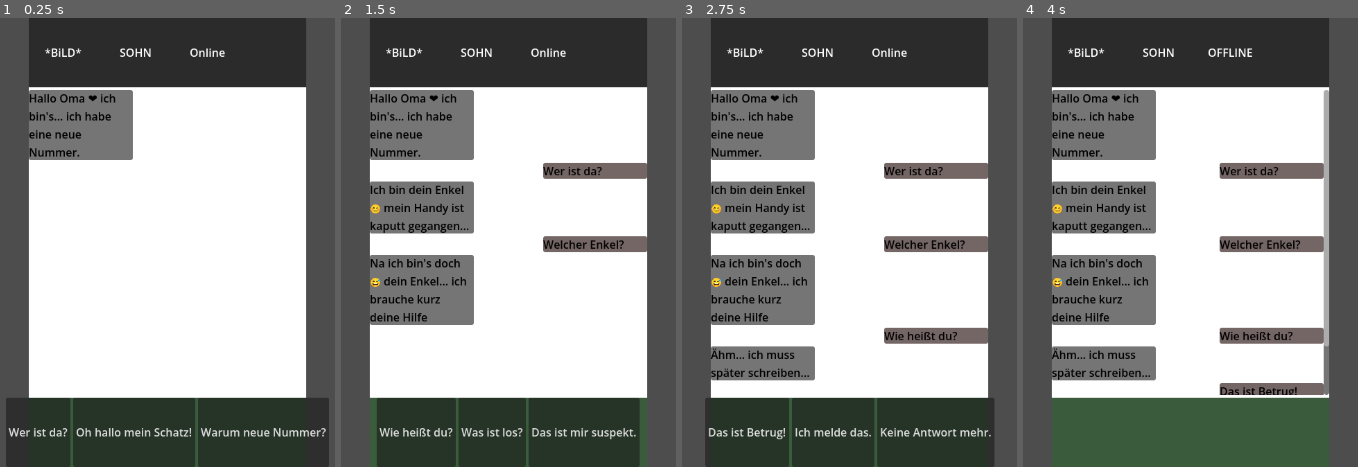
Above: before the commit, frames 1-4 (left to right).
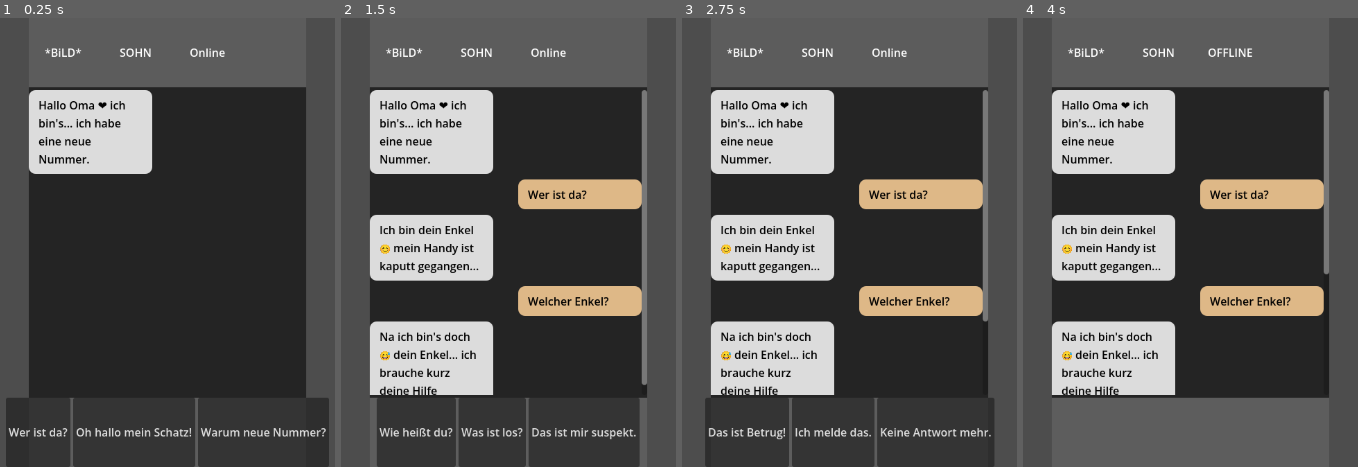
Above: after the commit, the same moments.

Repository: EgmundEGG/Enkeltrickbetr-ger-Spiel
Game: Godot game, scene res://Handy.tscn
Same seed, same stepped clock (60 frames per second), same inputs: the game is played once before the commit and once after it.
Inputs:
- Up to frame 1 (0.25 s): no input
- Up to frame 2 (1.5 s): click "Wer ist da?" at 0.5 s; click "Welcher Enkel?" at 1.25 s
- Up to frame 3 (2.75 s): click "Wie heißt du?" at 2 s
- Up to frame 4 (4 s): click "Das ist Betrug!" at 2.75 s; tap Enter at 3.5 s

The runs differ from the first frame. In frame 1, 70% of the frame differs, in the area x 8-92%, y 0-100%; in frame 2, 70%; in frame 3, 69%; in frame 4, 81%.

Commit message:
Handydesing angepasst
die Nachrichten haben nun abgerundete ecken und die schrift darin hat ein margin!
+ verbesserung der farbe durch stylebox

Diff:
--- a/enkeltrick-betrug/Handy.tscn
+++ b/enkeltrick-betrug/Handy.tscn
@@ -28,6 +28,7 @@
 anchor_bottom = 1.0
 grow_horizontal = 2
 grow_vertical = 2
+color = Color(0.14044744, 0.14044744, 0.14044744, 1)
 
 [node name="VBoxContainer" type="VBoxContainer" parent="Chat/Background" unique_id=529218457]
 layout_mode = 1
@@ -40,7 +41,7 @@
 [node name="Header" type="ColorRect" parent="Chat/Background/VBoxContainer" unique_id=1450536675]
 custom_minimum_size = Vector2(0, 100)
 layout_mode = 2
-color = Color(0.16924527, 0.1692453, 0.16924521, 1)
+color = Color(0.36282963, 0.36282942, 0.36282945, 1)
 
 [node name="HBoxContainer" type="HBoxContainer" parent="Chat/Background/VBoxContainer/Header" unique_id=1804681034]
 layout_mode = 1
@@ -80,7 +81,7 @@
 [node name="Footer" type="ColorRect" parent="Chat/Background/VBoxContainer" unique_id=1714421206]
 custom_minimum_size = Vector2(0, 100)
 layout_mode = 2
-color = Color(0.22561458, 0.3556425, 0.2347852, 1)
+color = Color(0.3647059, 0.3647059, 0.3647059, 1)
 
 [node name="Buttonbox" type="HBoxContainer" parent="Chat/Background/VBoxContainer/Footer" unique_id=2089376885]
 layout_mode = 1
--- a/enkeltrick-betrug/chat.gd
+++ b/enkeltrick-betrug/chat.gd
@@ -53,6 +53,7 @@
 	spacer.size_flags_horizontal = Control.SIZE_EXPAND_FILL
 
 	var panel = PanelContainer.new()
+	var stylebox = StyleBoxFlat.new()
 	var label = Label.new()
 	#desing
 	label.text = text
@@ -60,16 +61,35 @@
 	label.add_theme_color_override("font_color", Color(0.0, 0.0, 0.0, 1.0))
 	label.custom_minimum_size = Vector2(150, 0)  #  Mindestbreite
 
-	panel.add_child(label)
+	#ecken abrunden
+	stylebox.corner_radius_bottom_left = 10
+	stylebox.corner_radius_bottom_right = 10
+	stylebox.corner_radius_top_left = 10
+	stylebox.corner_radius_top_right = 10
+
+	#schrift ist nicht so angeklatscht an den ecken!
+	stylebox.content_margin_bottom = 10
+	stylebox.content_margin_right = 14
+	stylebox.content_margin_top = 10
+	stylebox.content_margin_left = 14
+	messagecontainer.add_theme_constant_override("separation", 8)
+
 	#links/rechts
 	if is_user== true:
-		#panel.modulate = Color.GREEN
+		stylebox.bg_color = Color.BURLYWOOD
+		#panel.modulate = Color.RED
 		align_box.add_child(spacer)
 		align_box.add_child(panel)
-		panel.modulate = Color.RED
+
 	else:
+		stylebox.bg_color = Color.GAINSBORO
 		align_box.add_child(panel)
 		align_box.add_child(spacer)
+
+	#überschreibt die Farbe vom panel für bessere farbe
+	panel.add_theme_stylebox_override("panel", stylebox)
+	panel.add_child(label)
+
 	#spawn
 	messagecontainer.add_child(align_box)
 	pass
@@ -126,6 +146,7 @@
 	current_level = load(path).new()
 	dialog = current_level.dialog
 
+
 	# Chat resetten (wichtig!)
 	for child in messagecontainer.get_children():
 		child.queue_free()
